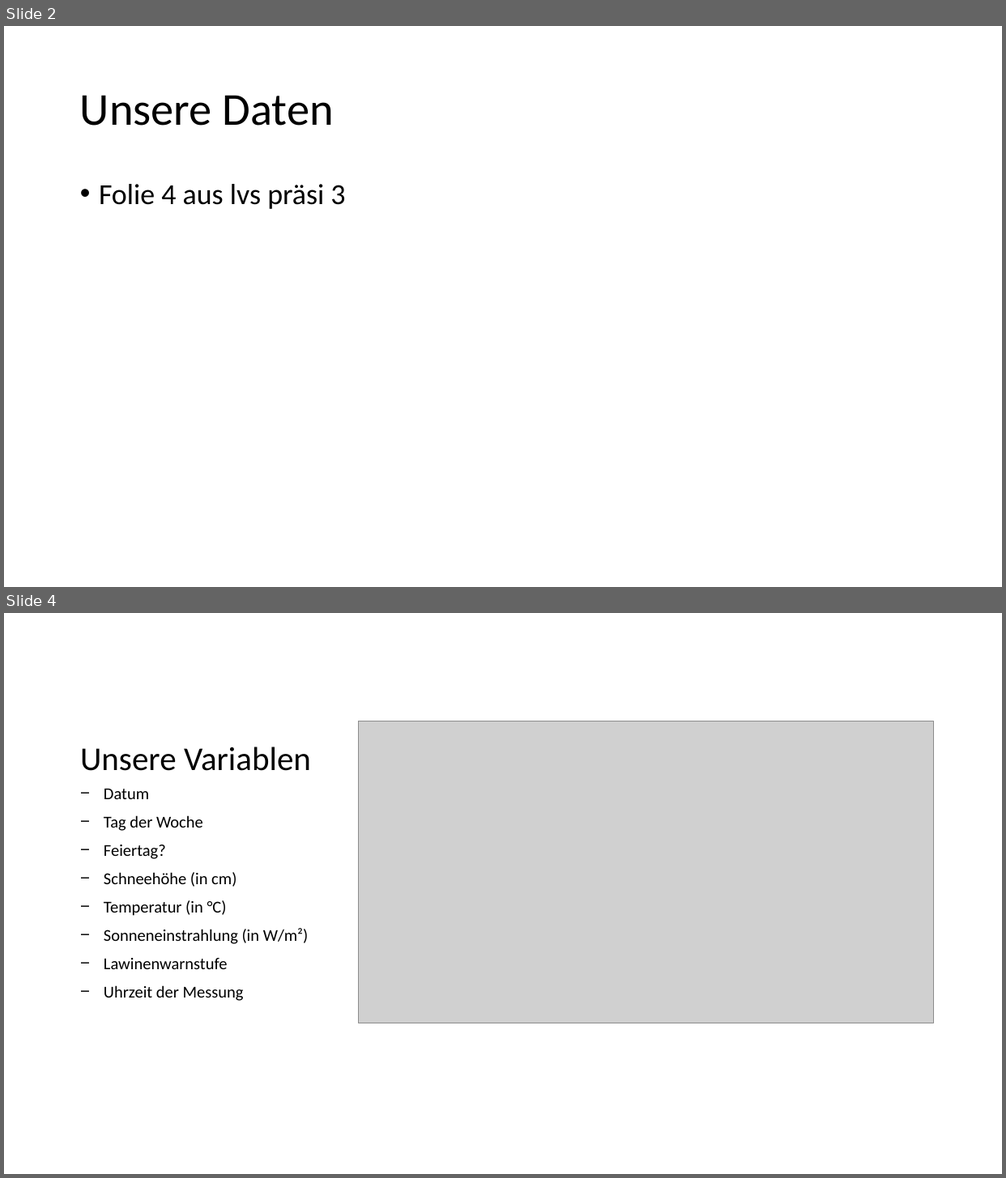
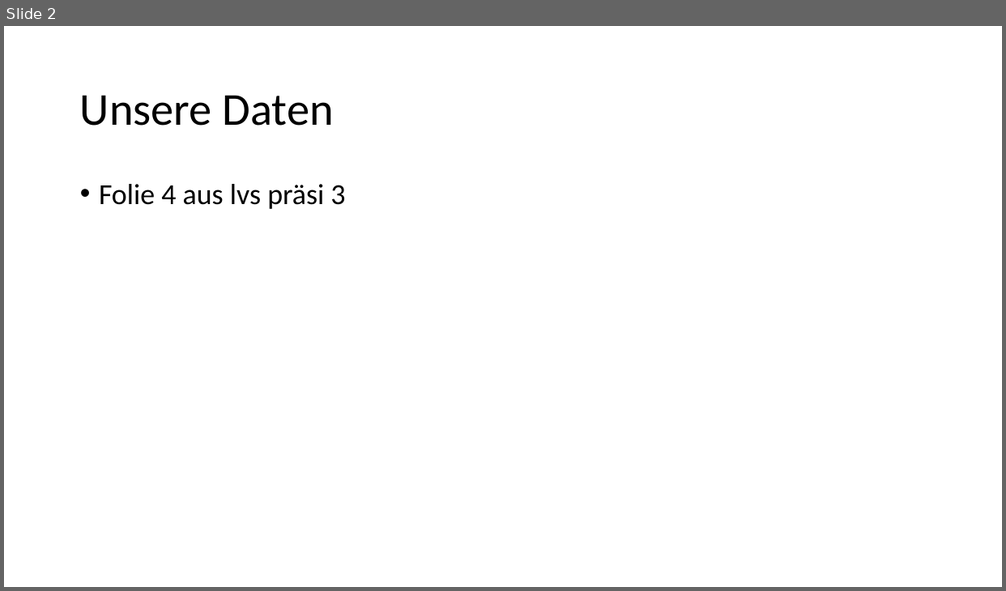
Before and after one commit to leavanh/LVS, a slide deck: Organisatorisches/Datengrundlage.pptx. Shown one above the other, each under a label of ours: slides 2 and 4 before the commit, slide 2 after it; the slides between them are not shown. The pictures are 1006x1178 and 1006x591 pixels, drawn with LibreOffice and Linux fonts; fonts in the diff are those of the drawing; grey boxes stand for pictures. Boxes give left, top, right and bottom in pixels: in the first picture for what was removed or moved away, otherwise in the second. Text is boxed around its words. In the diff, an @@ line names an element or a change of style, - is before the commit and + after.

```diff
--- a/Organisatorisches/Datengrundlage.pptx
+++ b/Organisatorisches/Datengrundlage.pptx
@@ slide 4 removed at [4, 613, 1002, 1174], background #FFFFFF @@
@@ picture removed at [358, 722, 934, 1023] @@
@@ title removed at [80, 747, 311, 771] @@
-Unsere Variablen
@@ text removed at [104, 789, 309, 1001] @@
-− Datum
-− Tag der Woche
-− Feiertag?
-− Schneehöhe (in cm)
-− Temperatur (in °C)
-− Sonneneinstrahlung (in W/m²)
-− Lawinenwarnstufe
-− Uhrzeit der Messung
```
Also in this commit, not shown: 1 slide changed, 5 slides added, 2 other slides removed, 6 other files.
